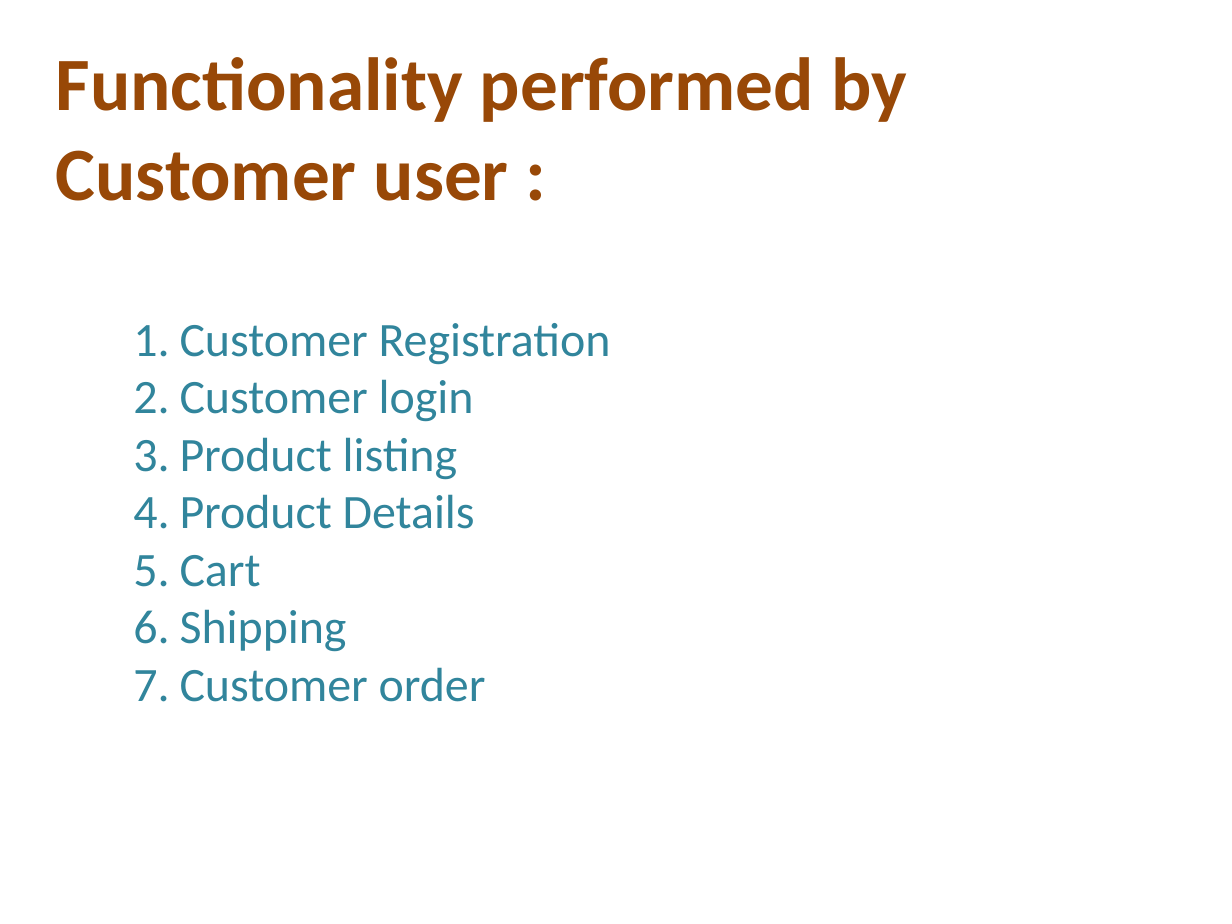
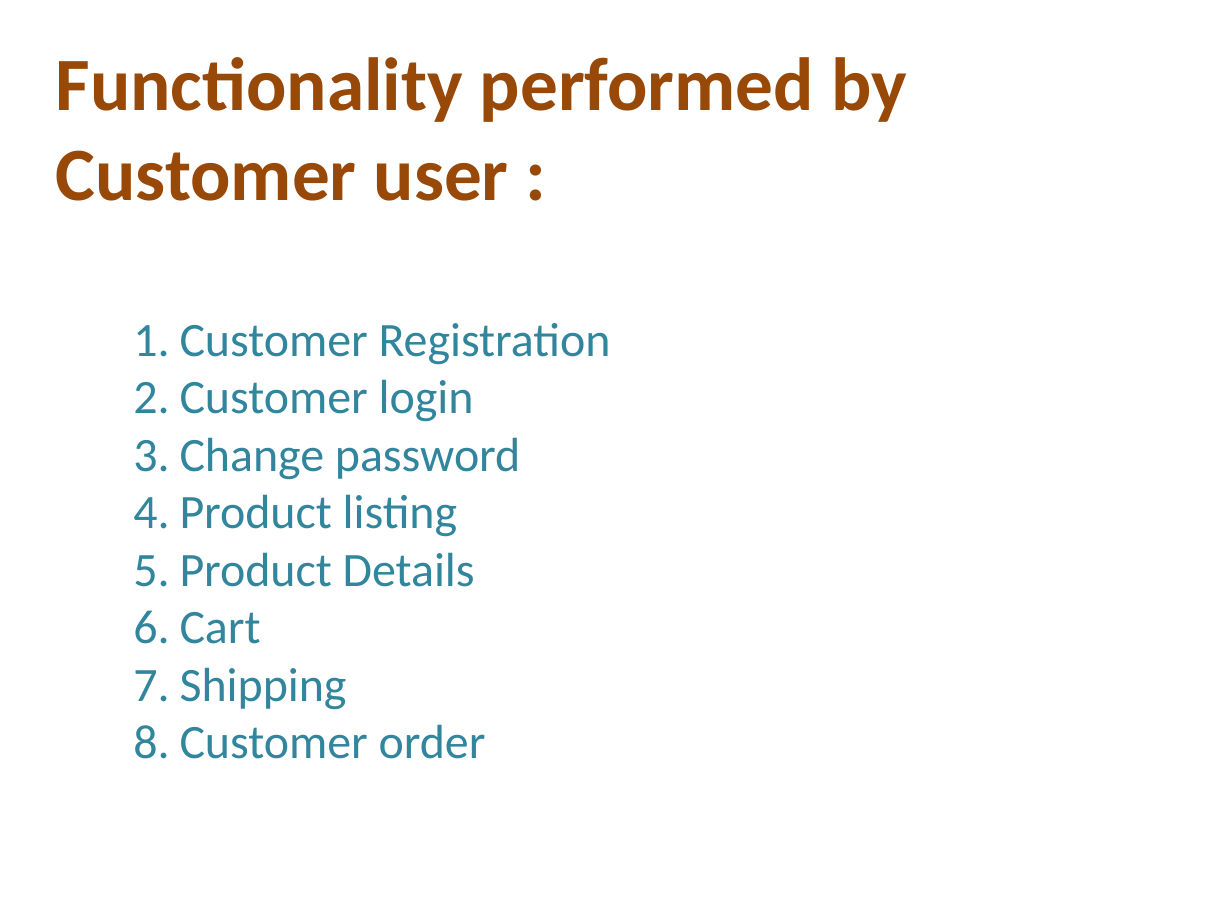
Before and after one commit to kietmcaproject/Mini-project-session-2021-22-Odd-, a slide deck: slide 6 of OnGro ,G.5/ONGRO1.pptx. Drawn at 1232x924 pixels with LibreOffice and Linux fonts; fonts in the diff are those of the drawing. Boxes give left, top, right and bottom in pixels: in the first picture for what was removed or moved away, otherwise in the second. Text is boxed around its words. In the diff, an @@ line names an element or a change of style, - is before the commit and + after.

```diff
--- a/OnGro ,G.5/ONGRO1.pptx
+++ b/OnGro ,G.5/ONGRO1.pptx
@@ text at bbox=[180, 437, 520, 480]: paragraph added @@
+3. Change password
```
Also in this commit, not shown: 4 other slides changed.
